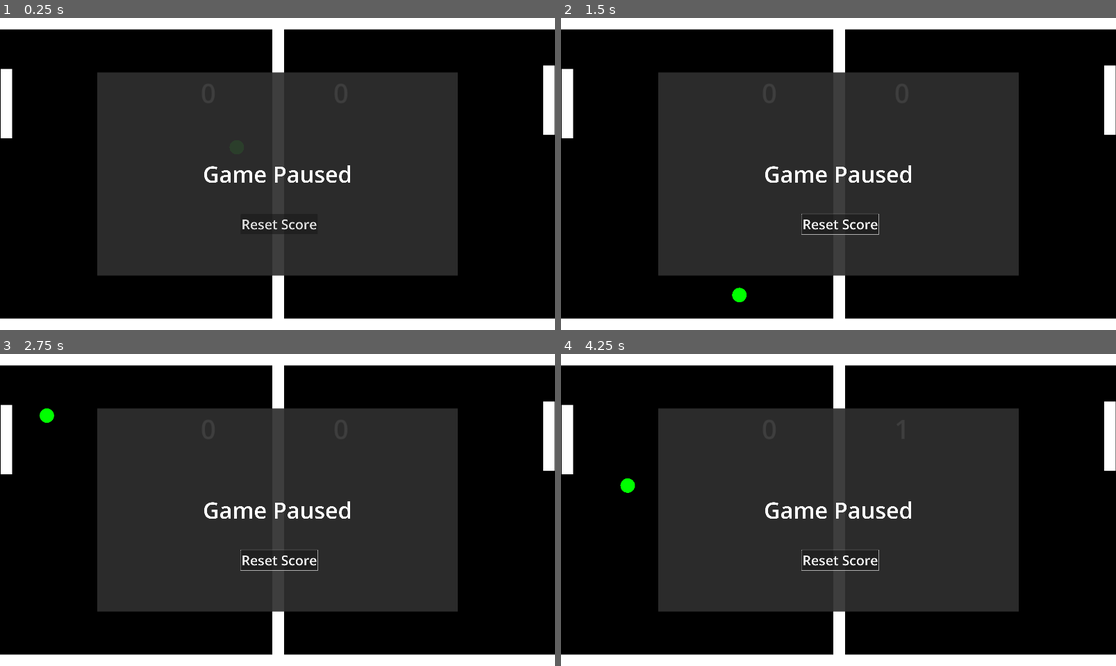
Above: before the commit, frames 1-4 (two rows, left to right).
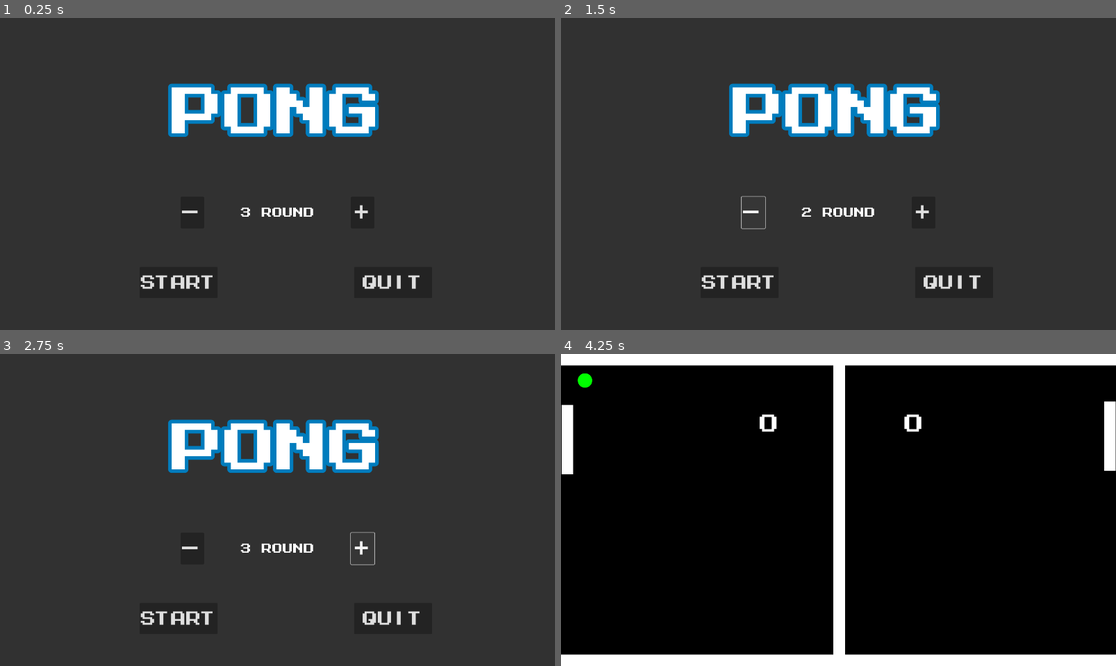
Above: after the commit, the same moments.

Repository: SpareTimeDev365/prototype-dev
Game: Godot game, scene res://scenes/game.tscn
Two runs of this game, one before a commit and one after it. Both use one fixed random seed, a clock stepped at 60 frames per second and the inputs below.
Inputs (mouse positions are in pixels of both pictures, inside the frame that each line leads up to):
- Up to frame 1 (0.25 s): no input
- Up to frame 2 (1.5 s): click (838, 223) at 0.5 s, where only the run before the commit has a clickable "Reset Score"; click (755, 211) at 1.25 s, where only the run after the commit has a clickable "-"
- Up to frame 3 (2.75 s): click (360, 547) at 2 s, where only the run after the commit has a clickable "+"
- Up to frame 4 (4.25 s): click (738, 619) at 2.75 s, where only the run after the commit has a clickable "Start"

The runs differ from the first frame. In frame 1, 64% of the frame differs, in the area x 0-100%, y 0-100%; in frame 2, 64%; in frame 3, 64%; in frame 4, 43%.

Commit message:
pong(feat): add start menu

Diff:
--- a/20_Games_Challenge/pong/scenes/game.tscn
+++ b/20_Games_Challenge/pong/scenes/game.tscn
@@ -1,8 +1,10 @@
-[gd_scene load_steps=8 format=3 uid="uid://k7jme3tsmc2t"]
+[gd_scene load_steps=10 format=3 uid="uid://k7jme3tsmc2t"]
 
 [ext_resource type="Script" uid="uid://byap8d5j1bnoy" path="res://scripts/game.gd" id="1_lbhrr"]
 [ext_resource type="Script" uid="uid://rdwqpjsngh43" path="res://scripts/paddle.gd" id="1_yqjtg"]
 [ext_resource type="Script" uid="uid://dlsmdg4r0nv5i" path="res://scripts/point_area.gd" id="3_lnu2h"]
+[ext_resource type="FontFile" uid="uid://dtcjge83lnvsh" path="res://assets/MegamaxJonathanToo-YqOq2.ttf" id="4_lbhrr"]
+[ext_resource type="PackedScene" uid="uid://bjhyklkhqxywe" path="res://scenes/start_menu.tscn" id="5_iywne"]
 
 [sub_resource type="RectangleShape2D" id="RectangleShape2D_uwrxv"]
 size = Vector2(43, 240)
@@ -18,7 +20,6 @@
 
 [node name="Game" type="Node2D"]
 script = ExtResource("1_lbhrr")
-round_limit = 1
 
 [node name="Camera2D" type="Camera2D" parent="."]
 visible = false
@@ -116,17 +117,19 @@
 offset_right = 725.75
 offset_bottom = 218.0
 scale = Vector2(1.84, 1.84)
+theme_override_fonts/font = ExtResource("4_lbhrr")
 text = "1"
 label_settings = SubResource("LabelSettings_lbhrr")
 horizontal_alignment = 1
 vertical_alignment = 1
 
 [node name="p2ScoreText" type="Label" parent="."]
-offset_left = 1135.22
+offset_left = 1177.0
 offset_top = 195.0
-offset_right = 1184.97
-offset_bottom = 264.0
+offset_right = 1226.75
+offset_bottom = 246.0
 scale = Vector2(1.84, 1.84)
+theme_override_fonts/font = ExtResource("4_lbhrr")
 text = "1"
 label_settings = SubResource("LabelSettings_lbhrr")
 horizontal_alignment = 1
@@ -135,7 +138,7 @@
 [node name="origin" type="Node2D" parent="."]
 position = Vector2(960.96, 528)
 
-[node name="Menu" type="Panel" parent="."]
+[node name="pausedMenu" type="Panel" parent="."]
 z_index = 1
 offset_right = 1920.0
 offset_bottom = 1080.0
@@ -144,7 +147,7 @@
 size_flags_horizontal = 4
 size_flags_vertical = 4
 
-[node name="ColorRect" type="ColorRect" parent="Menu"]
+[node name="ColorRect" type="ColorRect" parent="pausedMenu"]
 layout_mode = 1
 anchors_preset = 15
 anchor_right = 1.0
@@ -153,26 +156,27 @@
 grow_vertical = 2
 color = Color(0.192157, 0.192157, 0.192157, 0.811765)
 
-[node name="resetBtn" type="Button" parent="Menu"]
-z_index = 2
+[node name="menuBtn" type="Button" parent="pausedMenu"]
+z_index = 1
 layout_mode = 1
 anchors_preset = 8
 anchor_left = 0.5
 anchor_top = 0.5
 anchor_right = 0.5
 anchor_bottom = 0.5
-offset_left = -90.7692
+offset_left = 141.539
 offset_top = 213.846
-offset_right = 109.231
+offset_right = 725.539
 offset_bottom = 320.846
 grow_horizontal = 2
 grow_vertical = 2
+theme_override_fonts/font = ExtResource("4_lbhrr")
 theme_override_font_sizes/font_size = 72
 action_mode = 0
-text = "Reset Score
+text = "menu
 "
 
-[node name="RichTextLabel" type="RichTextLabel" parent="Menu"]
+[node name="RichTextLabel" type="RichTextLabel" parent="pausedMenu"]
 layout_mode = 1
 anchors_preset = 8
 anchor_left = 0.5
@@ -185,12 +189,37 @@
 offset_bottom = 137.0
 grow_horizontal = 2
 grow_vertical = 2
+theme_override_fonts/normal_font = ExtResource("4_lbhrr")
 theme_override_font_sizes/normal_font_size = 120
 text = "Game Paused"
 fit_content = true
 horizontal_alignment = 1
 vertical_alignment = 1
 
+[node name="resetBtn2" type="Button" parent="pausedMenu"]
+z_index = 1
+layout_mode = 1
+anchors_preset = 8
+anchor_left = 0.5
+anchor_top = 0.5
+anchor_right = 0.5
+anchor_bottom = 0.5
+offset_left = -673.846
+offset_top = 213.846
+offset_right = -89.8461
+offset_bottom = 320.846
+grow_horizontal = 2
+grow_vertical = 2
+theme_override_fonts/font = ExtResource("4_lbhrr")
+theme_override_font_sizes/font_size = 72
+action_mode = 0
+text = "Reset Score
+"
+
+[node name="startMenu" parent="." instance=ExtResource("5_iywne")]
+visible = false
+
 [connection signal="body_entered" from="pointArea" to="." method="_on_point_area_body_entered"]
 [connection signal="body_entered" from="pointArea2" to="." method="_on_point_area_2_body_entered"]
-[connection signal="pressed" from="Menu/resetBtn" to="." method="_on_reset_btn_pressed"]
+[connection signal="pressed" from="pausedMenu/menuBtn" to="." method="_on_menu_btn_pressed"]
+[connection signal="pressed" from="pausedMenu/resetBtn2" to="." method="_on_reset_btn_pressed"]
--- /dev/null
+++ b/20_Games_Challenge/pong/scenes/start_menu.tscn
@@ -0,0 +1,122 @@
+[gd_scene load_steps=3 format=3 uid="uid://bjhyklkhqxywe"]
+
+[ext_resource type="FontFile" uid="uid://dtcjge83lnvsh" path="res://assets/MegamaxJonathanToo-YqOq2.ttf" id="1_ouf4f"]
+[ext_resource type="Script" uid="uid://cnug5n134nfct" path="res://scripts/start_menu.gd" id="1_thu50"]
+
+[node name="startMenu" type="Panel"]
+z_index = 1
+offset_right = 1920.0
+offset_bottom = 1080.0
+pivot_offset = Vector2(960, 540)
+size_flags_horizontal = 4
+size_flags_vertical = 4
+script = ExtResource("1_thu50")
+
+[node name="ColorRect" type="ColorRect" parent="."]
+layout_mode = 1
+anchors_preset = 15
+anchor_right = 1.0
+anchor_bottom = 1.0
+grow_horizontal = 2
+grow_vertical = 2
+color = Color(0.192157, 0.192157, 0.192157, 1)
+
+[node name="startBtn" type="Button" parent="."]
+z_index = 2
+layout_mode = 1
+anchors_preset = 8
+anchor_left = 0.5
+anchor_top = 0.5
+anchor_right = 0.5
+anchor_bottom = 0.5
+offset_left = -476.923
+offset_top = 321.539
+offset_right = -206.923
+offset_bottom = 428.539
+grow_horizontal = 2
+grow_vertical = 2
+theme_override_fonts/font = ExtResource("1_ouf4f")
+theme_override_font_sizes/font_size = 72
+action_mode = 0
+text = "Start
+"
+
+[node name="titleLabel" type="RichTextLabel" parent="."]
+layout_mode = 1
+anchors_preset = 8
+anchor_left = 0.5
+anchor_top = 0.5
+anchor_right = 0.5
+anchor_bottom = 0.5
+offset_left = -502.0
+offset_top = -352.0
+offset_right = 498.0
+offset_bottom = -78.0
+grow_horizontal = 2
+grow_vertical = 2
+theme_override_colors/font_outline_color = Color(0, 0.486275, 0.741176, 1)
+theme_override_constants/outline_size = 50
+theme_override_fonts/normal_font = ExtResource("1_ouf4f")
+theme_override_font_sizes/normal_font_size = 250
+text = "Pong
+"
+fit_content = true
+horizontal_alignment = 1
+vertical_alignment = 1
+
+[node name="quitBtn" type="Button" parent="."]
+z_index = 2
+layout_mode = 1
+anchors_preset = 8
+anchor_left = 0.5
+anchor_top = 0.5
+anchor_right = 0.5
+anchor_bottom = 0.5
+offset_left = 264.615
+offset_top = 321.539
+offset_right = 534.615
+offset_bottom = 428.539
+grow_horizontal = 2
+grow_vertical = 2
+theme_override_fonts/font = ExtResource("1_ouf4f")
+theme_override_font_sizes/font_size = 72
+action_mode = 0
+text = "Quit
+"
+
+[node name="HBoxContainer" type="HBoxContainer" parent="."]
+layout_mode = 1
+anchors_preset = 8
+anchor_left = 0.5
+anchor_top = 0.5
+anchor_right = 0.5
+anchor_bottom = 0.5
+offset_left = -335.0
+offset_top = 79.0
+offset_right = 335.0
+offset_bottom = 188.0
+grow_horizontal = 2
+grow_vertical = 2
+
+[node name="leftBtn" type="Button" parent="HBoxContainer"]
+layout_mode = 2
+theme_override_fonts/font = ExtResource("1_ouf4f")
+theme_override_font_sizes/font_size = 100
+text = "-"
+
+[node name="roundLimitLabel" type="RichTextLabel" parent="HBoxContainer"]
+custom_minimum_size = Vector2(500, 0)
+layout_mode = 2
+theme_override_fonts/normal_font = ExtResource("1_ouf4f")
+theme_override_font_sizes/normal_font_size = 50
+text = "Round"
+fit_content = true
+scroll_active = false
+horizontal_alignment = 1
+vertical_alignment = 1
+
+[node name="rightBtn" type="Button" parent="HBoxContainer"]
+layout_mode = 2
+theme_override_fonts/font = ExtResource("1_ouf4f")
+theme_override_font_sizes/font_size = 100
+text = "+"
--- a/20_Games_Challenge/pong/scripts/ball.gd
+++ b/20_Games_Challenge/pong/scripts/ball.gd
@@ -18,7 +18,7 @@
 # Called when the node enters the scene tree for the first time.
 func _ready() -> void:
 	queue_redraw()
-
+	print("ball ready")
 	## NOTE: ternary condition in GDScript, decided left or right
 	var direction_x: float = 1.0 if (randi() % 2 == 0) else -1.0
 	direction = Vector2(direction_x, randfn(0.3, 1.0)).normalized()
--- a/20_Games_Challenge/pong/scripts/game.gd
+++ b/20_Games_Challenge/pong/scripts/game.gd
@@ -1,33 +1,38 @@
 extends Node2D
 
-@export var round_limit: int
-# @export var ball: RigidBody2D
+## restrict the round limit that the user can set
+@export var max_round_limit: int = 10
+@export var init_round_limit: int = 3
+
 @onready var p1_score_text: Label = $p1ScoreText
 @onready var p2_score_text: Label = $p2ScoreText
 @onready var origin: Node2D = $origin
-@onready var menu: Panel = $Menu
+@onready var paused_menu: Panel = $pausedMenu
+@onready var start_menu: Panel = $startMenu
 
 var ball
 var p1_score := 0
 var p2_score := 0
 var current_round := 0
+var round_limit: int
 var round_over := false
+var game_start: bool = false
 
 # Called when the node enters the scene tree for the first time.
 func _ready() -> void:
+	round_limit = init_round_limit
+	start_menu.visible = true
+	paused_menu.visible = false
 	process_mode = Node.PROCESS_MODE_ALWAYS
-	round_start()
+
 
 # Called every frame. 'delta' is the elapsed time since the previous frame.
 func _process(delta: float) -> void:
 	p1_score_text.text = str(p1_score)
 	p2_score_text.text = str(p2_score)
-	if current_round < round_limit and round_over:
+
+	if current_round < round_limit and round_over and game_start:
 		round_start()
-	#if Input.is_key_pressed(KEY_ESCAPE):
-		#print("esc")
-		#menu.visible = not menu.visible
-		#get_tree().paused = not get_tree().paused
 
 ## Handle Game Input event (override)
 func _input(event: InputEvent) -> void:
@@ -35,11 +40,12 @@
 	if event is InputEventKey and event.is_pressed():
 		if event.keycode == KEY_ESCAPE:
 			print("esc")
-			menu.visible = not menu.visible
+			paused_menu.visible = not paused_menu.visible
 			get_tree().paused = not get_tree().paused
 
 ## Round Start Actions: Reset ball when the current_round start
 func round_start():
+	current_round += 1
 	ball = preload("res://scenes/ball.tscn").instantiate()
 	ball.position = origin.position
 	add_child(ball)
@@ -50,7 +56,6 @@
 	print("Round:", current_round, " p1: ", p1_score, " ,p2: ", p2_score)
 	remove_child(ball)
 	round_over = true
-
 
 
 ## Signal when ball touch left side
@@ -67,9 +72,39 @@
 		p1_score += 1
 		round_end()
 
-## Singal from reset button pressed
+## Signal from paused reset button pressed
 func _on_reset_btn_pressed() -> void:
 	p1_score = 0
 	p2_score = 0
 	round_end()
+	current_round = 0
 	round_start()
+
+## Signal from paused menu button
+func _on_menu_btn_pressed() -> void:
+	round_end()
+	p1_score = 0
+	p2_score = 0
+	paused_menu.visible = false
+	start_menu.visible = true
+	game_start = false
+	get_tree().paused = false
+
+## Signal to change the game round limit
+func _change_round_limit(count: int):
+	# print("btn pressed")
+	round_limit += count
+	round_limit = clampi(round_limit, 1, 10)
+
+## Game Start Signal
+func _start_game():
+	print("start")
+	start_menu.visible = false
+	current_round = 0
+	game_start = true
+	round_start()
+
+## Game Quit Signal
+func _quit_game():
+	print("quit")
+	get_tree().quit()
--- /dev/null
+++ b/20_Games_Challenge/pong/scripts/start_menu.gd
@@ -0,0 +1,34 @@
+extends Panel
+
+@onready var start_btn: Button = $startBtn
+@onready var quit_btn: Button = $quitBtn
+@onready var left_btn: Button = $HBoxContainer/leftBtn
+@onready var right_btn: Button = $HBoxContainer/rightBtn
+@onready var round_limit_label: RichTextLabel = $HBoxContainer/roundLimitLabel
+
+var max_round_limit: int
+var init_round_limit: int = 5
+var round_limit: int
+var game_start: bool = false
+var game_controller: Node
+
+# Called when the node enters the scene tree for the first time.
+func _ready() -> void:
+	game_controller = get_parent()
+	max_round_limit = game_controller.max_round_limit
+	init_round_limit = game_controller.init_round_limit
+
+	# print("max_round_limit ", max_round_limit)
+	# print("init_round_limit ", init_round_limit)
+	round_limit = init_round_limit
+
+	## NOTE: connect the btn signal
+	left_btn.pressed.connect(game_controller._change_round_limit.bind(-1))
+	right_btn.pressed.connect(game_controller._change_round_limit.bind(1))
+	start_btn.pressed.connect(game_controller._start_game)
+	quit_btn.pressed.connect(game_controller._quit_game)
+
+# Called every frame. 'delta' is the elapsed time since the previous frame.
+func _process(delta: float) -> void:
+	round_limit = game_controller.round_limit
+	round_limit_label.text = str(round_limit) + " round"
Binary file added: 20_Games_Challenge/pong/assets/MegamaxJonathanToo-YqOq2.ttf
Not shown, added: 20_Games_Challenge/pong/assets/MegamaxJonathanToo-YqOq2.ttf.import
Not shown, added: 20_Games_Challenge/pong/scripts/start_menu.gd.uid
